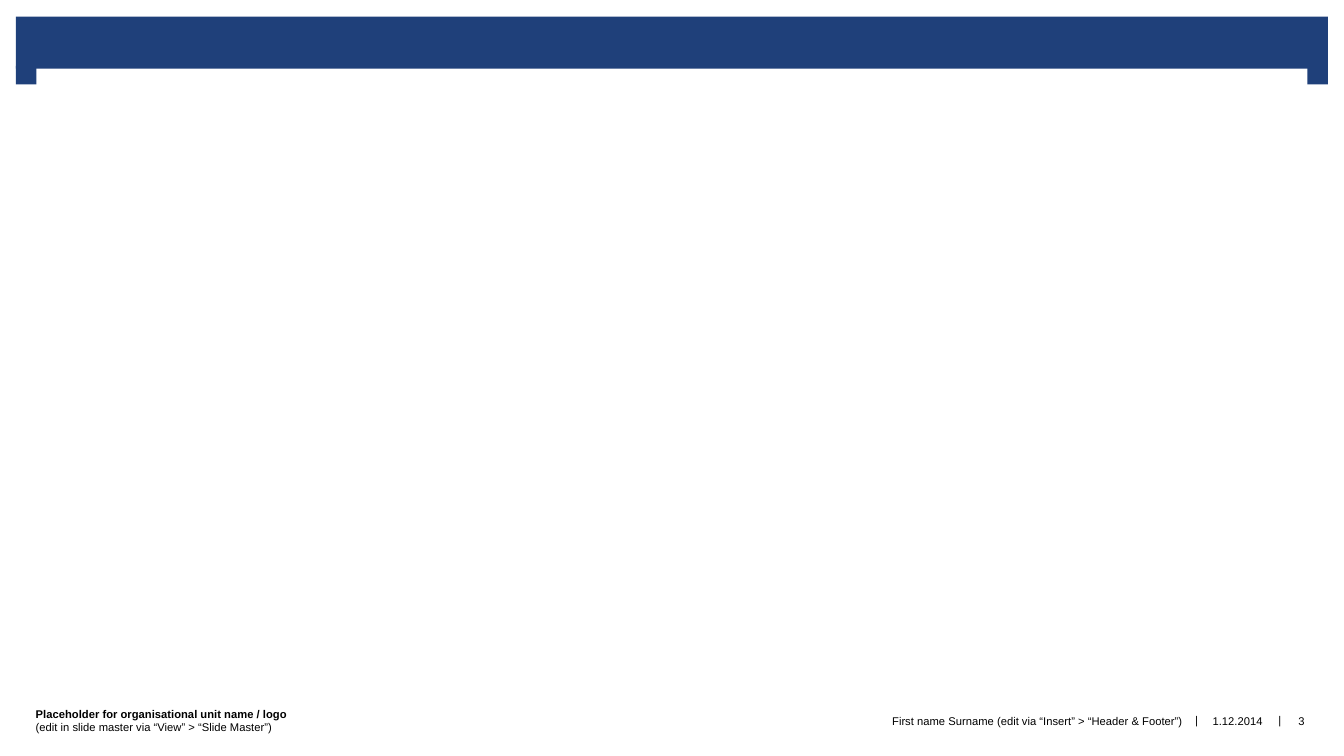
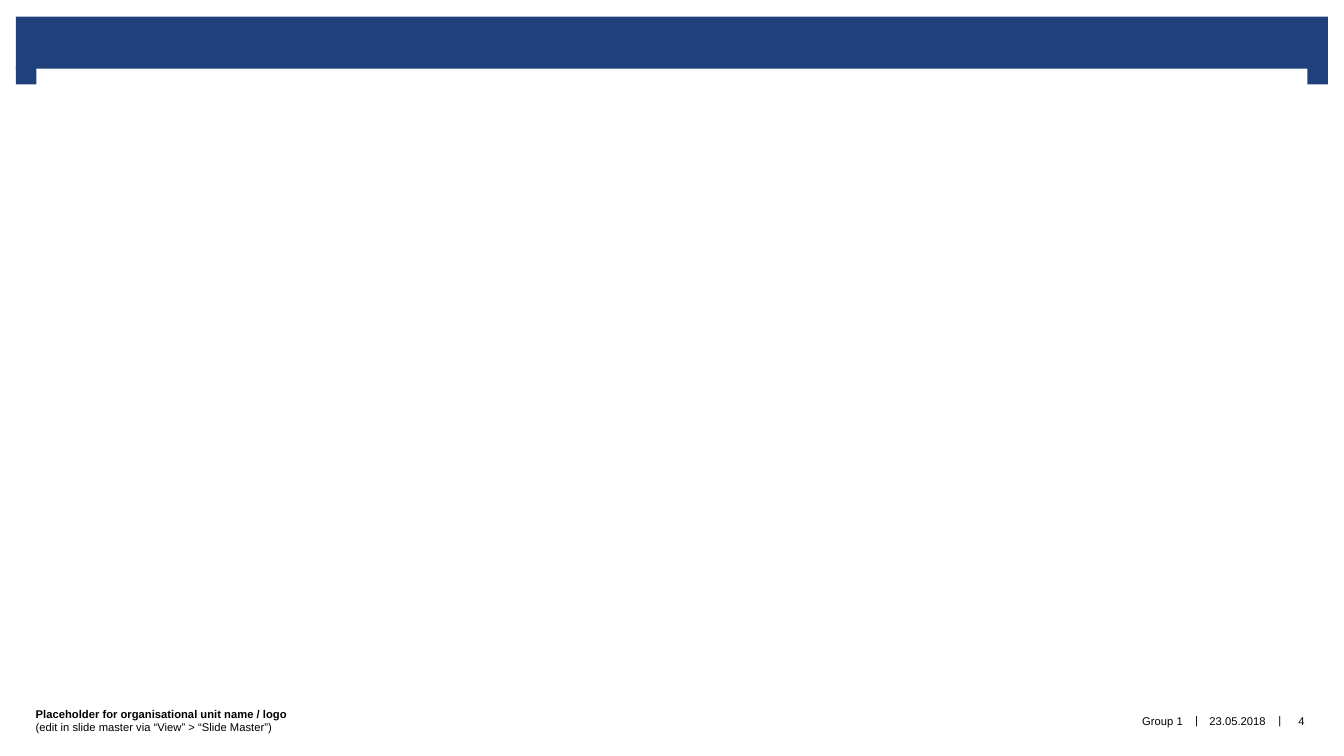
Before and after one commit to triceert/CS, a slide deck: slide 4 of Case_Study_presentation.pptx (slide 3 before the commit). Drawn at 1344x756 pixels with LibreOffice and Linux fonts; fonts in the diff are those of the drawing; background and template pictures are left out. Boxes give left, top, right and bottom in pixels: in the first picture for what was removed or moved away, otherwise in the second. Text is boxed around its words. In the diff, an @@ line names an element or a change of style, - is before the commit and + after.

```diff
--- a/Case_Study_presentation.pptx
+++ b/Case_Study_presentation.pptx
@@ text at bbox=[1142, 717, 1183, 727]: text changed @@
-First name Surname (edit via “Insert” > “Header & Footer”)
+Group 1
@@ text at bbox=[1209, 717, 1265, 725]: text changed @@
-1.12.2014
+23.05.2018
@@ page number at bbox=[1298, 717, 1304, 725]: text changed @@
-3
+4
```
Also in this commit, not shown: 8 other slides changed.
